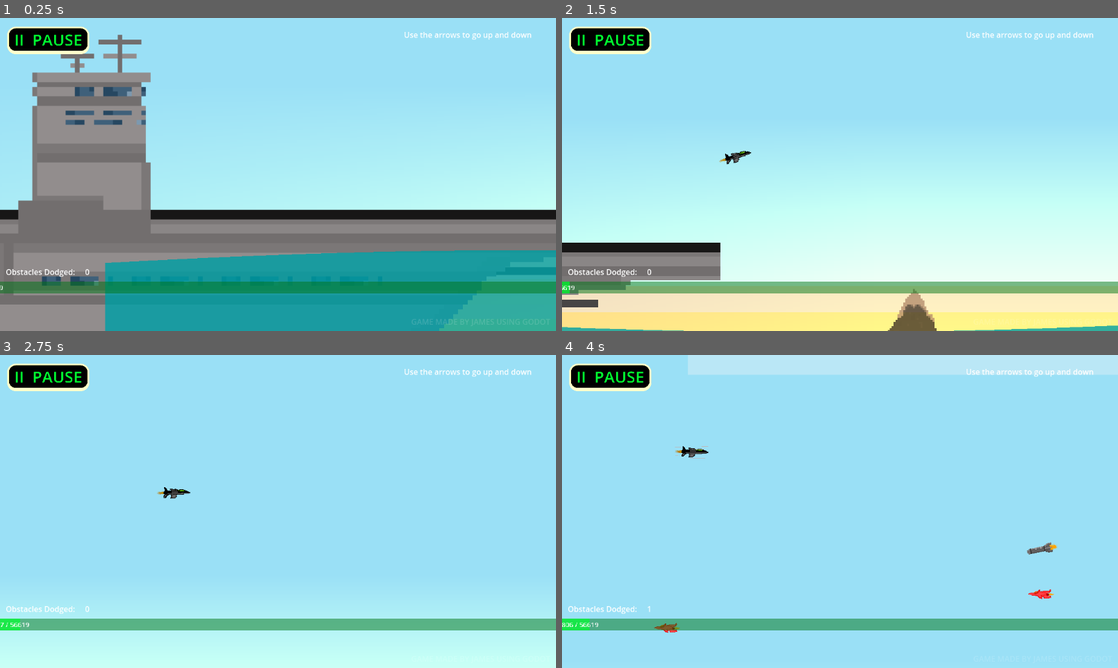
Above: before the commit, frames 1-4 (two rows, left to right).
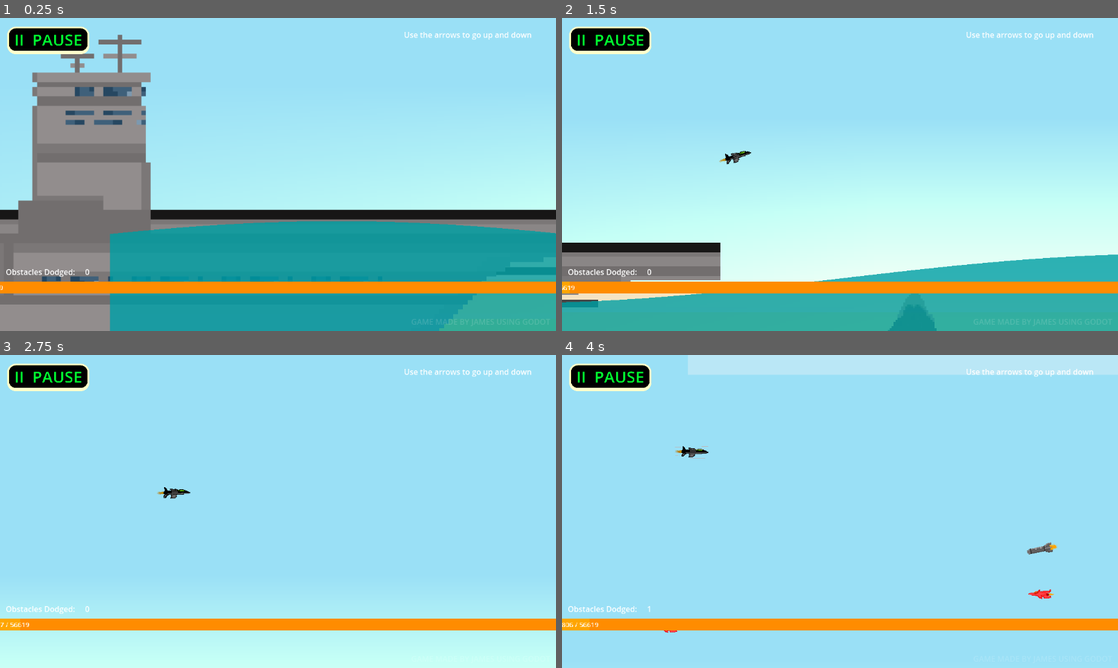
Above: after the commit, the same moments.

Repository: star6fish/DigitalTechInternalInternal
Game: Godot game, scene res://scenes/TestingScene.tscn
Two runs of this game, one before a commit and one after it. Both use one fixed random seed, a clock stepped at 60 frames per second and the inputs below. The project has no main scene, so this scene is started directly.
Inputs:
- Up to frame 1 (0.25 s): no input
- Up to frame 2 (1.5 s): hold Right (ui_right) 0.53-1.28 s; hold Down (ui_down) from 1.28 s (still down)
- Up to frame 3 (2.75 s): release Down (ui_down) at 2.03 s; hold Right (ui_right) from 2.03 s (still down)
- Up to frame 4 (4 s): tap Enter at 2.75 s; release Right (ui_right) at 2.78 s; hold Up (ui_up) 2.78-3.53 s; hold Left (ui_left) from 3.53 s (still down)

The runs differ from the first frame. In frame 1, 11% of the frame differs, in the area x 0-100%, y 64-100%; in frame 2, 18%, in the area x 0-100%, y 75-100%; in frame 3, 3.8%; in frame 4, 3.8%.

Commit message:
07/10/2024

Diff:
--- /dev/null
+++ b/assets/Cactus.tscn
@@ -0,0 +1,20 @@
+[gd_scene load_steps=3 format=3 uid="uid://g7ji1egg3ryb"]
+
+[ext_resource type="Texture2D" uid="uid://bna10rwo2o6pe" path="res://assets/Cactus.png" id="1_x8oih"]
+
+[sub_resource type="RectangleShape2D" id="RectangleShape2D_3adsf"]
+size = Vector2(248, 342)
+
+[node name="Node2D" type="Node2D"]
+metadata/Obstacle = true
+
+[node name="Area2D" type="Area2D" parent="."]
+
+[node name="CollisionShape2D" type="CollisionShape2D" parent="Area2D"]
+position = Vector2(-13, -171)
+shape = SubResource("RectangleShape2D_3adsf")
+
+[node name="Cactus" type="Sprite2D" parent="."]
+position = Vector2(-15.7509, -201)
+scale = Vector2(11.5469, 12.5939)
+texture = ExtResource("1_x8oih")
--- a/assets/TestingScene.gdshader
+++ b/assets/TestingScene.gdshader
@@ -9,7 +9,7 @@
 
 	float Wave_Amplitude = 0.2;
 	float Wave_Speed = 2.0;
-	float Wave_Period = 0.2;
+	float Wave_Period = 0.4;
 
 	float waves = UV.y * 20.0 + sin(UV.x * 20.0 / Wave_Period + 1.0 * Wave_Speed * TIME) * Wave_Amplitude - Wave_Amplitude;
 	COLOR.a = step(0.5, waves) - 0.2;
--- a/scenes/TestingScene.tscn
+++ b/scenes/TestingScene.tscn
@@ -19,6 +19,7 @@
 [ext_resource type="PackedScene" uid="uid://b8qloge5tawnt" path="res://assets/cloud.tscn" id="14_qp1nm"]
 [ext_resource type="PackedScene" uid="uid://qk5dk5paish3" path="res://assets/backgroundMountain.tscn" id="15_s33og"]
 [ext_resource type="Shader" path="res://assets/TestingScene.gdshader" id="19_lpy63"]
+[ext_resource type="PackedScene" uid="uid://g7ji1egg3ryb" path="res://assets/Cactus.tscn" id="20_yunnv"]
 
 [sub_resource type="Environment" id="Environment_1c1a5"]
 background_mode = 3
@@ -42,6 +43,41 @@
 gradient = SubResource("Gradient_5yiur")
 fill_from = Vector2(0.467236, 0)
 fill_to = Vector2(0.501424, 0.720798)
+
+[sub_resource type="Shader" id="Shader_cwkth"]
+code = "shader_type canvas_item;
+
+void vertex() {
+	// Called for every vertex the material is visible on.
+}
+
+void fragment() {
+	// Called for every pixel the material is visible on.
+
+	float Wave_Amplitude = 0.5;
+	float Wave_Period = 0.5;
+
+	float waves = UV.y * 20.0 + sin(UV.x * 20.0 / Wave_Period + 0.5) * Wave_Amplitude - Wave_Amplitude;
+	COLOR.a = step(0.5, waves);
+
+}
+
+//void light() {
+	// Called for every pixel for every light affecting the CanvasItem.
+	// Uncomment to replace the default light processing function with this one.
+//}
+"
+
+[sub_resource type="ShaderMaterial" id="ShaderMaterial_xlj38"]
+shader = SubResource("Shader_cwkth")
+
+[sub_resource type="Gradient" id="Gradient_bemig"]
+colors = PackedColorArray(0.623529, 0.376471, 0, 1, 1, 0.843137, 0.529412, 1)
+
+[sub_resource type="GradientTexture2D" id="GradientTexture2D_pdwmn"]
+gradient = SubResource("Gradient_bemig")
+fill_from = Vector2(0, 1)
+fill_to = Vector2(0, 0)
 
 [node name="Node2D" type="Node2D"]
 modulate = Color(1, 0.968627, 0.968627, 1)
@@ -90,17 +126,16 @@
 offset_right = 1152.0
 offset_bottom = 586.0
 scale = Vector2(1, 0.599999)
-color = Color(0, 0.458824, 0.0901961, 0.505882)
+color = Color(0.0371129, 0.542277, 0.0301495, 1)
 
 [node name="ColorRect" type="ColorRect" parent="CanvasLayer"]
-self_modulate = Color(1.51, 2.5, 1, 1)
 show_behind_parent = true
 top_level = true
 offset_top = 546.0
 offset_right = 1152.0
 offset_bottom = 586.0
 scale = Vector2(1, 0.599999)
-color = Color(0, 0.768627, 0.180392, 0.694118)
+color = Color(0, 100, 0, 1)
 
 [node name="Label3" type="Label" parent="CanvasLayer/ColorRect"]
 layout_mode = 0
@@ -119,7 +154,7 @@
 offset_right = 1085.0
 offset_bottom = 28.0
 scale = Vector2(0.766514, 1.23169)
-theme_override_colors/font_color = Color(0, 0.458824, 0.0901961, 1)
+theme_override_colors/font_color = Color(0.752941, 1, 0.74902, 1)
 text = "DISTANCE COVERED:"
 horizontal_alignment = 1
 
@@ -557,9 +592,29 @@
 [node name="Sprite2D" type="Sprite2D" parent="."]
 z_index = 1
 material = SubResource("ShaderMaterial_ehk6k")
-position = Vector2(40623, 2481)
-scale = Vector2(1282.78, 79.9375)
+position = Vector2(10553, 2421)
+scale = Vector2(342.781, 79.9375)
 texture = SubResource("GradientTexture2D_jv6t8")
+
+[node name="Sprite2D3" type="Sprite2D" parent="."]
+z_index = 1
+material = SubResource("ShaderMaterial_ehk6k")
+position = Vector2(54813, 2421)
+scale = Vector2(342.781, 79.9375)
+texture = SubResource("GradientTexture2D_jv6t8")
+
+[node name="Sprite2D2" type="Sprite2D" parent="."]
+z_index = 1
+material = SubResource("ShaderMaterial_xlj38")
+position = Vector2(32683, 2421)
+scale = Vector2(348.781, 79.9375)
+texture = SubResource("GradientTexture2D_pdwmn")
+
+[node name="Node2D91" parent="." instance=ExtResource("20_yunnv")]
+position = Vector2(21815, 74)
+
+[node name="Node2D92" parent="." instance=ExtResource("20_yunnv")]
+position = Vector2(23313, 195)
 
 [connection signal="pressed" from="CanvasLayer/Button" to="." method="_pauseButtonPressed"]
 [connection signal="pressed" from="CanvasLayer2/Button" to="." method="_resumeButtonPressed"]
--- a/scripts/Player.gd
+++ b/scripts/Player.gd
@@ -103,10 +103,11 @@
 
 	if Crashing == true:
 
-		ShakeStrength = lerp(ShakeStrength, 20.0, 5 * delta)
+		ShakeStrength = lerp(ShakeStrength, 40.0, 5 * delta)
 
-		var ShakeVector = Vector2((400 * (1 - (20/ShakeStrength))) + RandomNumberGenerator.new().randf_range(-ShakeStrength, ShakeStrength), RandomNumberGenerator.new().randf_range(-ShakeStrength, ShakeStrength))
-		get_parent().get_child(8).offset = ShakeVector
+		var ShakeVector = Vector2(400 - (400 * (ShakeStrength / 40) / 4) + RandomNumberGenerator.new().randf_range(-ShakeStrength, ShakeStrength), RandomNumberGenerator.new().randf_range(-ShakeStrength, ShakeStrength))
+		get_parent().get_child(8).offset = lerp(get_parent().get_child(8).offset, ShakeVector, delta * 10)
+		get_parent().get_child(8).rotation = lerp(get_parent().get_child(8).rotation, RandomNumberGenerator.new().randf_range(-ShakeStrength, ShakeStrength), delta * 5)
 		get_parent().get_child(8).zoom = lerp(get_parent().get_child(8).zoom, Vector2(1.5, 1.5), delta)
 
 	#if Crashing == true:
--- a/scripts/TestingScene.gd
+++ b/scripts/TestingScene.gd
@@ -103,6 +103,18 @@
 # Called when the node enters the scene tree for the first time.
 func _ready():
 	global.obstaclesDodged = 0
+	if global.Difficulty == "Easy":
+		$CanvasLayer.get_child(2).color = Color.DARK_GREEN
+		$CanvasLayer.get_child(3).color = Color.GREEN
+		$CanvasLayer.get_child(3).get_child(1).add_theme_color_override("font_color", Color.FLORAL_WHITE)
+	elif global.Difficulty == "Normal":
+		$CanvasLayer.get_child(2).color = Color.DARK_ORANGE
+		$CanvasLayer.get_child(3).color = Color.ORANGE
+		$CanvasLayer.get_child(3).get_child(1).add_theme_color_override("font_color", Color.PAPAYA_WHIP)
+	if global.Difficulty == "Hard":
+		$CanvasLayer.get_child(2).color = Color.DARK_RED
+		$CanvasLayer.get_child(3).color = Color.RED
+		$CanvasLayer.get_child(3).get_child(1).add_theme_color_override("font_color", Color.LIGHT_YELLOW)
 
 # Called every frame. 'delta' is the elapsed time since the previous frame.
 func _process(delta):
Binary file added: assets/Cactus.png
Not shown, added: assets/Cactus.png.import
Not shown: 1 places in scenes/TestingScene.tscn that only renumber resources
Not shown, added: assets/CACTUS.psd
